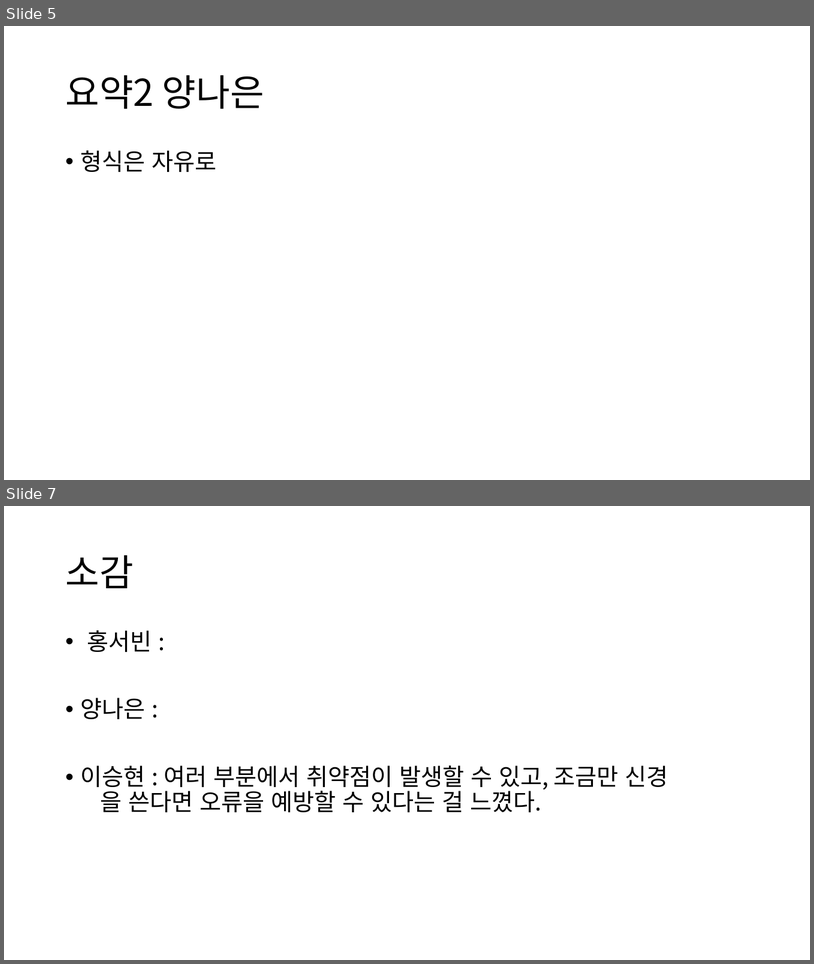
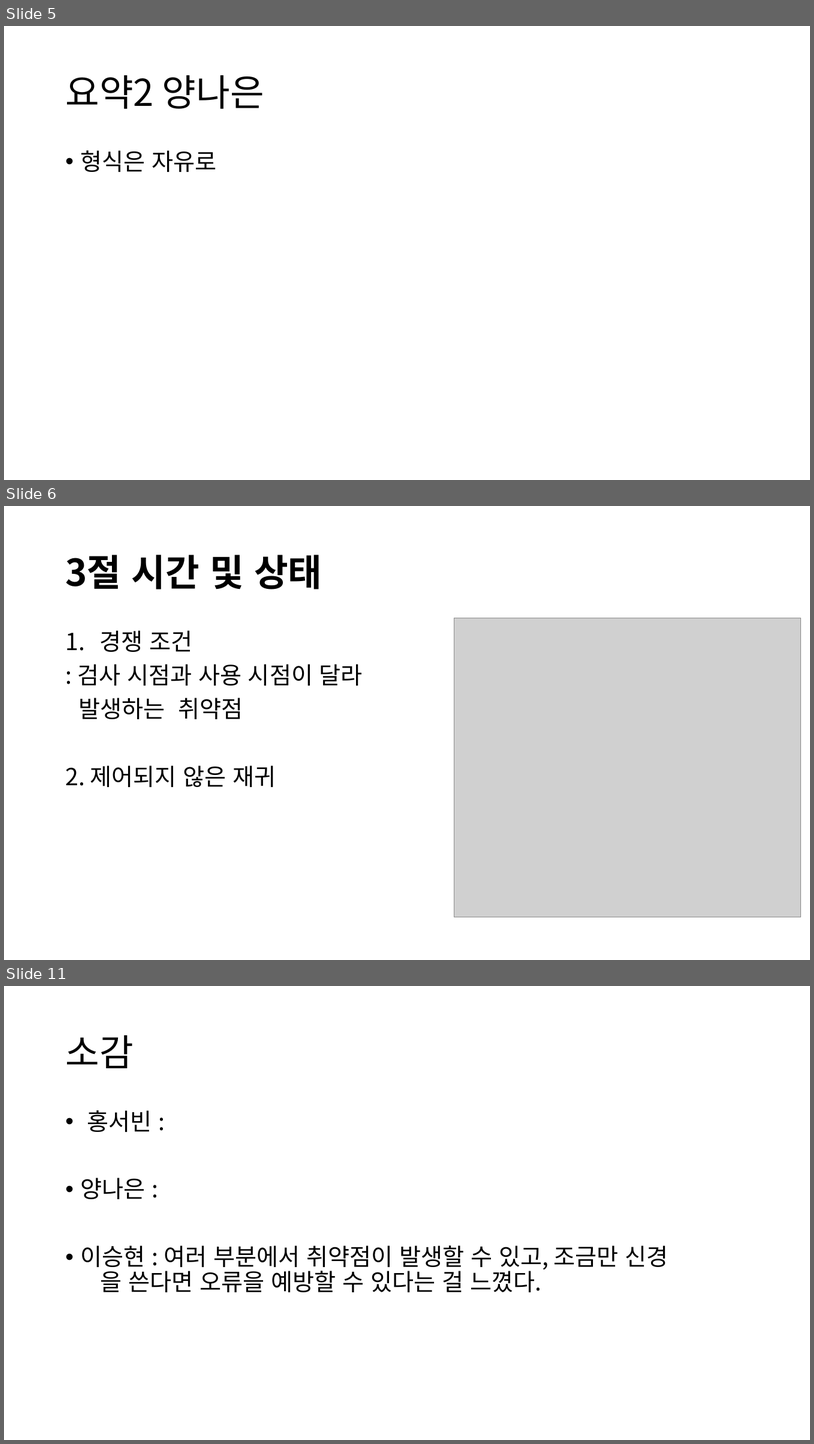
Before and after one commit to Klaxon9718/YUHAN_-security, a slide deck: 발표자료/Secure Coding 발표자료.pptx. Shown one above the other, each under a label of ours: slides 5 and 7 before the commit, slides 5, 6 and 11 after it; the slides between them are not shown. The pictures are 814x964 and 814x1444 pixels, drawn with LibreOffice and Linux fonts; fonts in the diff are those of the drawing; grey boxes stand for pictures. Boxes give left, top, right and bottom in pixels: in the first picture for what was removed or moved away, otherwise in the second. Text is boxed around its words. In the diff, an @@ line names an element or a change of style, - is before the commit and + after.

```diff
--- a/발표자료/Secure Coding 발표자료.pptx
+++ b/발표자료/Secure Coding 발표자료.pptx
@@ slide 6 added at bbox=[4, 506, 810, 960], background #FFFFFF @@
@@ title added at bbox=[65, 555, 322, 589], 44 pt, text #000000, bold @@
+3절 시간 및 상태
@@ text added at bbox=[65, 630, 363, 787], 28 pt, text #000000 @@
+1. 경쟁 조건
+: 검사 시점과 사용 시점이 달라
+발생하는 취약점
+2. 제어되지 않은 재귀
@@ picture added at bbox=[455, 618, 802, 917] @@
@@ what was slide 7 is now slide 11 @@
```
Also in this commit, not shown: 4 other slides added, 1 slide removed.
